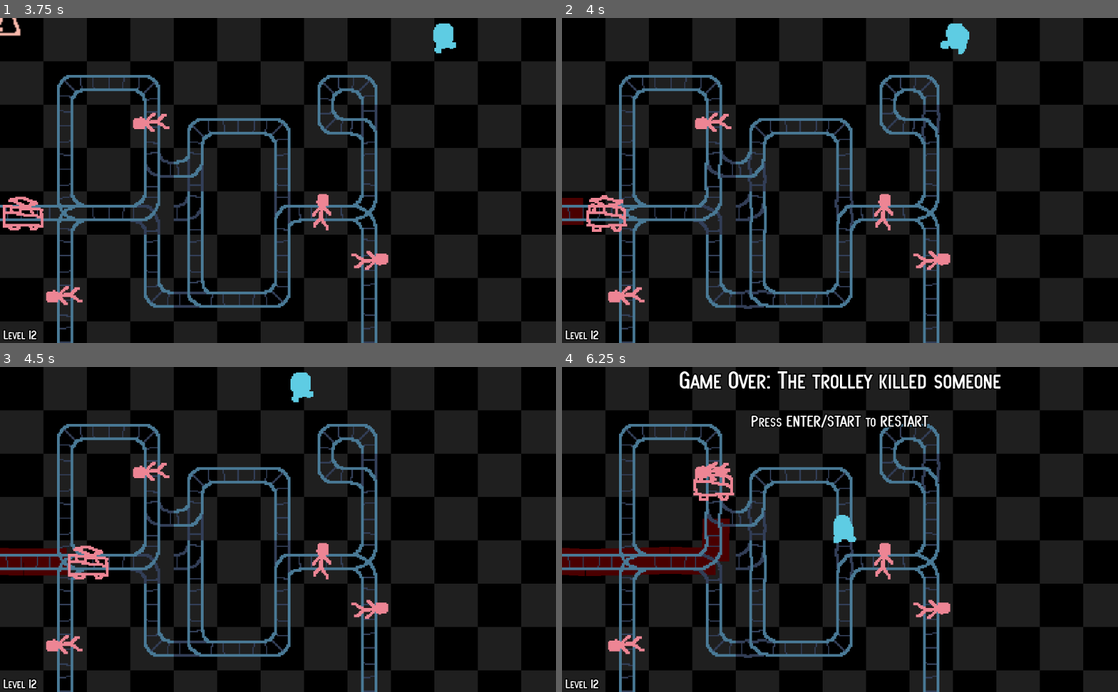
Above: before the commit, frames 1-4 (two rows, left to right).
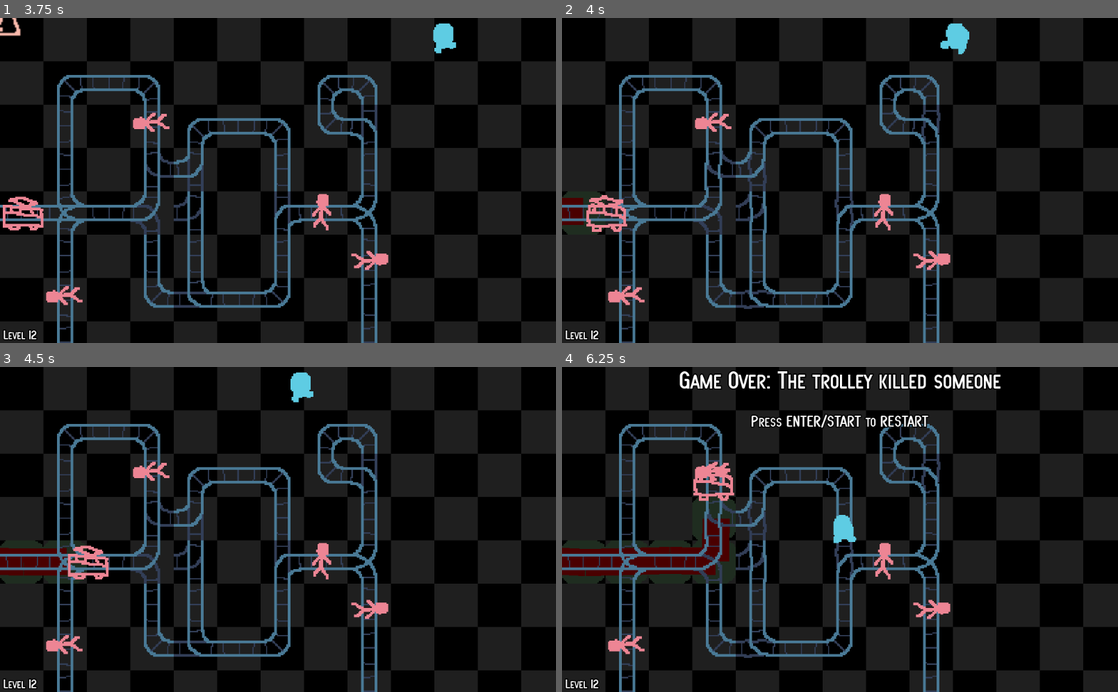
Above: after the commit, the same moments.

Repository: albertnez/ld50
Game: Godot game, scene res://scenes/world.tscn
The game is run twice, just before and just after one commit, with the same random seed, the same clock (stepped at 60 frames per second) and the same inputs.
Inputs:
- Up to frame 1 (3.75 s): tap Enter (restart) at 0.5 s; hold Right (ui_right) 0.53-1.28 s; hold Down (ui_down) 1.28-2.03 s; hold Right (ui_right) 2.03-2.78 s; hold Up (ui_up) 2.78-3.53 s; hold Left (ui_left) from 3.53 s (still down)
- Up to frame 2 (4 s): keep holding Left (ui_left)
- Up to frame 3 (4.5 s): keep holding Left (ui_left)
- Up to frame 4 (6.25 s): release Left (ui_left) at 5.03 s; hold Down (ui_down) 5.03-5.78 s; hold Right (ui_right) from 5.78 s (still down)

Frame 1 is identical in both runs. In frame 2, 0.4% of the frame differs, in the area x 0-8%, y 53-67%; in frame 3, 0.3%; in frame 4, 1.2%, in the area x 0-32%, y 39-67%.

Commit message:
Still draw the map hinting

Diff:
--- a/scenes/tilemap.tscn
+++ b/scenes/tilemap.tscn
@@ -175,6 +175,13 @@
 tile_data = PoolIntArray( 0, 0, 0, 1, 0, 0, 2, 0, 2, 3, 0, 0, 4, 0, 0, 5, 0, 1, 6, 0, 0, 7, 0, 65536, 65538, -161061273 …(277 unchanged characters)…
 script = ExtResource( 2 )
 
+[node name="ChessBackground" type="Sprite" parent="."]
+show_behind_parent = true
+texture = ExtResource( 6 )
+centered = false
+region_enabled = true
+region_rect = Rect2( 0, 0, 640, 320 )
+
 [node name="IndicatorTilemap" type="TileMap" parent="."]
 show_behind_parent = true
 tile_set = SubResource( 1 )
@@ -204,7 +211,7 @@
 
 [node name="ActionHoverIndicator" type="AnimatedSprite" parent="."]
 frames = SubResource( 26 )
-frame = 5
+frame = 7
 playing = true
 
 [node name="TrolleyWarningSprite" type="AnimatedSprite" parent="."]
@@ -220,15 +227,8 @@
 show_behind_parent = true
 scale = Vector2( 0.91, 0.91 )
 frames = SubResource( 15 )
-frame = 7
+frame = 8
 playing = true
-
-[node name="ChessBackground" type="Sprite" parent="."]
-show_behind_parent = true
-texture = ExtResource( 6 )
-centered = false
-region_enabled = true
-region_rect = Rect2( 0, 0, 640, 320 )
 
 [node name="LineDrawer" parent="." instance=ExtResource( 9 )]
 show_behind_parent = true
